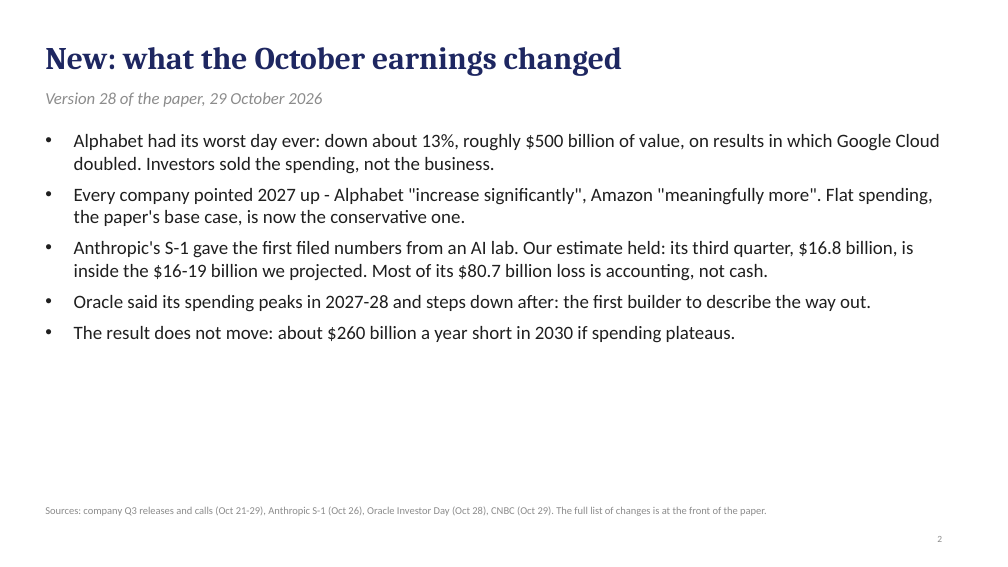
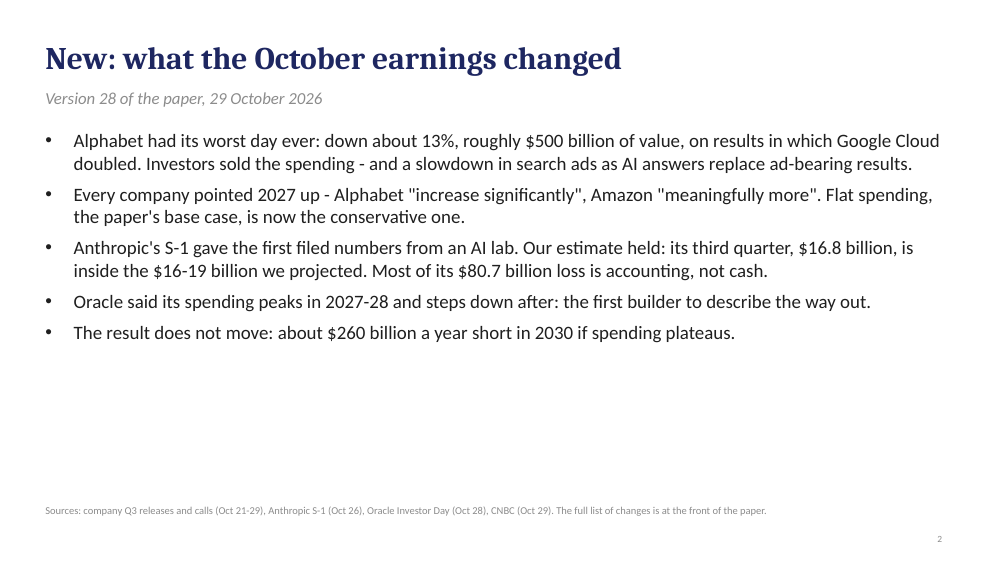
Before and after one commit to desfitz/ai-compute-limits, a slide deck: slide 2 of paper/easy_deck_v29.pptx. Drawn at 1008x567 pixels with LibreOffice and Linux fonts; fonts in the diff are those of the drawing. Boxes give left, top, right and bottom in pixels: in the first picture for what was removed or moved away, otherwise in the second. Text is boxed around its words. In the diff, an @@ line names an element or a change of style, - is before the commit and + after.

```diff
--- a/paper/easy_deck_v29.pptx
+++ b/paper/easy_deck_v29.pptx
@@ text at box(74, 134, 940, 174): text changed @@
-• Alphabet had its worst day ever: down about 13%, roughly $500 billion of value, on results in which Google Cloud doubled. Investors sold the spending, not the business.
+• Alphabet had its worst day ever: down about 13%, roughly $500 billion of value, on results in which Google Cloud doubled. Investors sold the spending - and a slowdown in search ads as AI answers replace ad-bearing results.
```
Also in this commit, not shown: 5 other files.
